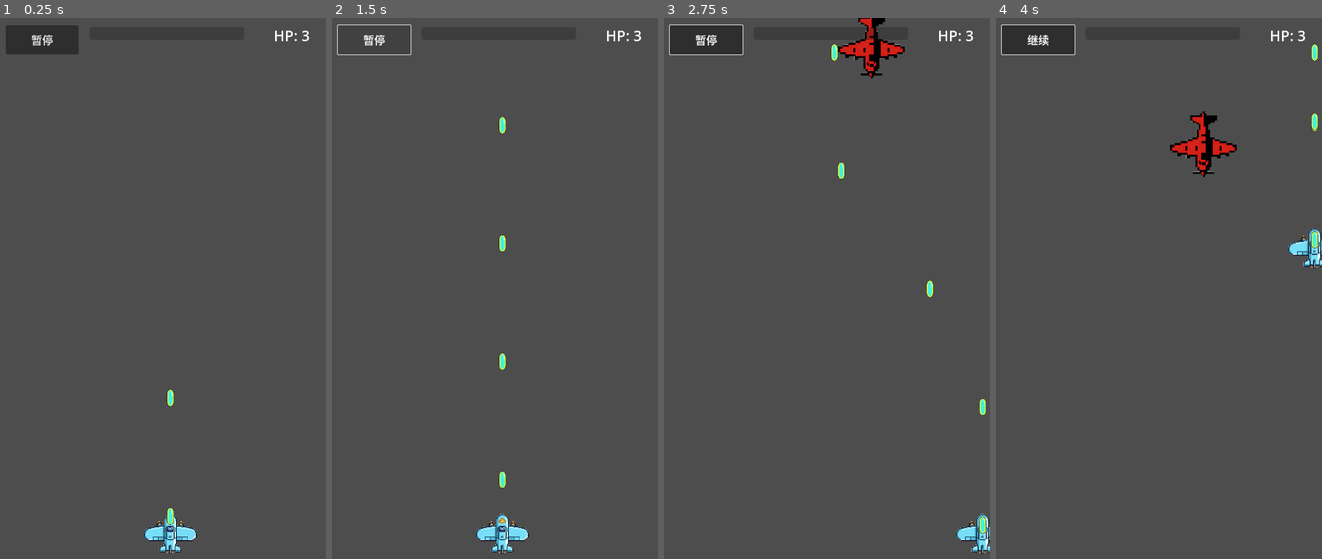
Above: before the commit, frames 1-4 (left to right).
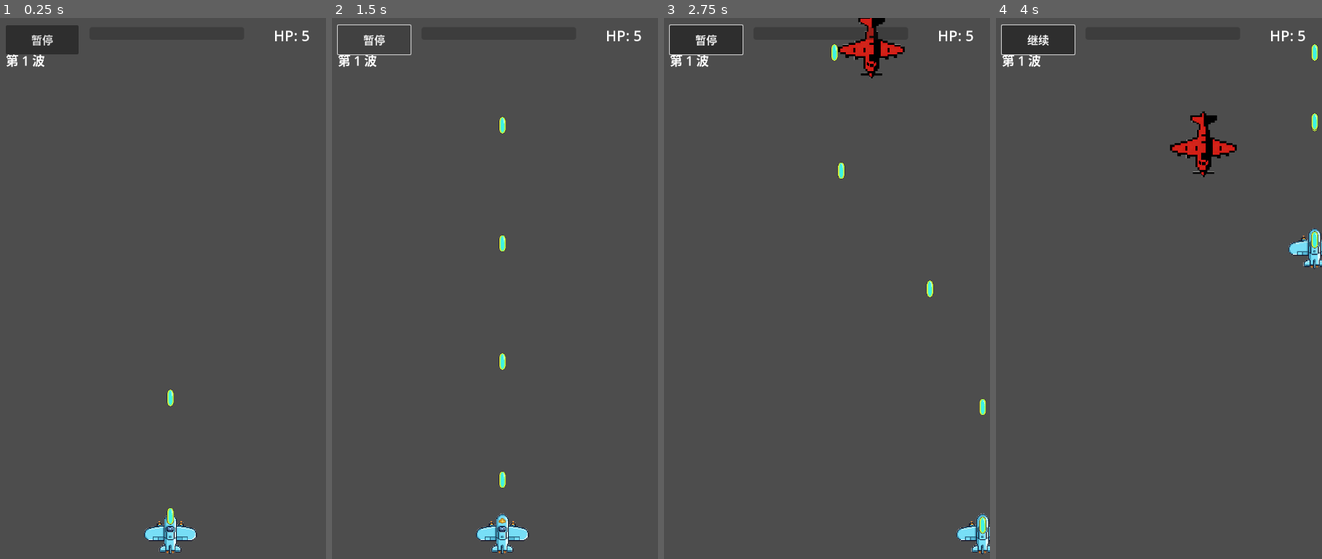
Above: after the commit, the same moments.

Repository: qingzhixing/plane-war
Game: Godot game, scene res://scenes/Main.tscn
Same seed, same stepped clock (60 frames per second), same inputs: the game is played once before the commit and once after it.
Inputs (mouse positions are in pixels of both pictures, inside the frame that each line leads up to):
- Up to frame 1 (0.25 s): no input
- Up to frame 2 (1.5 s): click "暂停" at 0.5 s; click "继续" at 1.25 s
- Up to frame 3 (2.75 s): tap Enter at 2 s; move the mouse to (898, 277) at 2.02 s; hold D from 2.03 s (still down); tap P at 2.1 s; click (898, 277) at 2.17 s
- Up to frame 4 (4 s): release D at 2.75 s; drag from (1093, 337) to (1165, 50) at 2.77 s; move the mouse to (1191, 180) at 3.52 s; hold D from 3.53 s (still down); tap P at 3.6 s; click (1191, 180) at 3.67 s

The runs differ from the first frame. In frame 1, 0.1% of the frame differs, in the area x 1-95%, y 2-10%; in frame 2, 0.1%; in frame 3, 0.1%; in frame 4, 0.1%.

Commit message:
🎮 ADD: HP5/护盾/波次/恢复/升级文案/敌方子弹销毁；GDD 同步
Made-with: Cursor

Diff:
--- a/scenes/Main.tscn
+++ b/scenes/Main.tscn
@@ -48,13 +48,21 @@
 value = 0.0
 show_percentage = false
 
+[node name="WaveLabel" type="Label" parent="HUD/Root"]
+layout_mode = 0
+offset_left = 16.0
+offset_top = 72.0
+offset_right = 120.0
+offset_bottom = 108.0
+text = "第 1 波"
+
 [node name="HpLabel" type="Label" parent="HUD/Root"]
 layout_mode = 0
-offset_left = 569.0
+offset_left = 520.0
 offset_top = 16.0
 offset_right = 685.0
 offset_bottom = 52.0
-text = "HP: 3"
+text = "HP: 5"
 horizontal_alignment = 2
 
 [node name="PauseButton" type="Button" parent="HUD/Root"]
--- a/scripts/hud.gd
+++ b/scripts/hud.gd
@@ -5,6 +5,7 @@
 var _player: Node = null
 var _main: Node = null
 var _label: Label
+var _wave_label: Label
 var _exp_bar: ProgressBar
 var _pause_button: Button
 var _is_paused: bool = false
@@ -14,10 +15,15 @@
 		_player = get_node(player_path)
 	_main = get_parent()
 
-	# 使用场景中预先放置的 Label，并放大字号
+	# HP 与护盾（同一行）
 	_label = $Root/HpLabel
 	_label.mouse_filter = Control.MOUSE_FILTER_IGNORE
 	_label.add_theme_font_size_override("font_size", 32)
+
+	# 波次
+	_wave_label = $Root/WaveLabel
+	_wave_label.mouse_filter = Control.MOUSE_FILTER_IGNORE
+	_wave_label.add_theme_font_size_override("font_size", 28)
 
 	# 经验条
 	_exp_bar = $Root/ExpBar
@@ -37,16 +43,20 @@
 		var exp_next: int = _main.get_exp_to_next()
 		if exp_next > 0:
 			_exp_bar.value = float(_main.get_exp()) / float(exp_next)
+	if is_instance_valid(_main) and _main.has_method("get_wave"):
+		_wave_label.text = "第 %d 波" % _main.get_wave()
 	if not is_instance_valid(_player):
 		_label.text = "HP: 0"
 		return
 
 	if _player.has_method("get_hp"):
 		var hp := clampi(_player.get_hp(), 0, 99)
-		if hp <= 0:
-			_label.text = "HP: 0"
-		else:
-			_label.text = "HP: %d" % hp
+		var part: String = "HP: %d" % hp
+		if _player.has_method("get_shield_count"):
+			var shield: int = _player.get_shield_count()
+			if shield > 0:
+				part += "  盾: %d" % shield
+		_label.text = part
 	else:
 		_label.text = "HP: ?"
 
--- a/scripts/main.gd
+++ b/scripts/main.gd
@@ -9,10 +9,22 @@
 var _exp_to_next: int = 10
 var _continue_used: bool = false
 var _exp_multiplier: float = 1.0
+var _wave: int = 1
 
 func _ready() -> void:
 	add_to_group("experience_listener")
 	level_up.connect(_on_level_up)
+	var wave_timer := Timer.new()
+	wave_timer.wait_time = 45.0
+	wave_timer.timeout.connect(_on_wave_timeout)
+	add_child(wave_timer)
+	wave_timer.start()
+
+func _on_wave_timeout() -> void:
+	_wave += 1
+
+func get_wave() -> int:
+	return _wave
 
 func _on_level_up() -> void:
 	var p := get_node_or_null(player_path)
--- a/scripts/player.gd
+++ b/scripts/player.gd
@@ -6,7 +6,7 @@
 @export var keyboard_speed_multiplier: float = 1.5
 @export var fire_interval: float = 0.2
 @export var bullet_scene: PackedScene
-@export var max_hp: int = 3
+@export var max_hp: int = 5
 
 var _fire_timer: float = 0.0
 var _has_pointer: bool = false
@@ -134,6 +134,9 @@
 func get_max_bullet_count() -> int:
 	return _max_bullet_count
 
+func get_shield_count() -> int:
+	return _shield_count
+
 func release_pointer() -> void:
 	_has_pointer = false
 
@@ -158,3 +161,5 @@
 			_shield_count += 1
 		"hit_invincibility":
 			_hit_invincibility_duration += 0.3
+		"heal":
+			set_heal(_hp + 2)
--- a/scripts/upgrade_ui.gd
+++ b/scripts/upgrade_ui.gd
@@ -8,12 +8,14 @@
 	{"id": "shield", "name": "护盾", "desc": "抵挡 1 次伤害"},
 	{"id": "hit_invincibility", "name": "受击无敌延长", "desc": "受击后无敌时间 +0.3 秒"},
 	{"id": "exp_up", "name": "经验加成", "desc": "获得经验 +20%"},
+	{"id": "heal", "name": "生命恢复", "desc": "恢复 2 点 HP"},
 	{"id": "fire_rate", "name": "射速提升", "desc": "射击间隔缩短 15%"},
 	{"id": "damage", "name": "伤害+1", "desc": "子弹伤害 +1"},
 	{"id": "max_hp", "name": "生命+1", "desc": "最大 HP +1 并恢复 1 点"},
 	{"id": "multi_shot", "name": "弹数+1", "desc": "每次射击多 1 发，角度分散"},
 	{"id": "shield", "name": "护盾", "desc": "抵挡 1 次伤害"},
 	{"id": "exp_up", "name": "经验加成", "desc": "获得经验 +20%"},
+	{"id": "heal", "name": "生命恢复", "desc": "恢复 2 点 HP"},
 ]
 
 var _root: Control
@@ -51,17 +53,17 @@
 	_title = Label.new()
 	_title.text = "升级！选一个强化"
 	_title.horizontal_alignment = HORIZONTAL_ALIGNMENT_CENTER
-	_title.add_theme_font_size_override("font_size", 28)
+	_title.add_theme_font_size_override("font_size", 36)
 	vbox.add_child(_title)
 
 	var card_box := HBoxContainer.new()
-	card_box.add_theme_constant_override("separation", 20)
+	card_box.add_theme_constant_override("separation", 24)
 	vbox.add_child(card_box)
 
 	for i in 3:
 		var btn := Button.new()
-		btn.custom_minimum_size = Vector2(200, 120)
-		btn.add_theme_font_size_override("font_size", 18)
+		btn.custom_minimum_size = Vector2(260, 140)
+		btn.add_theme_font_size_override("font_size", 26)
 		btn.size_flags_horizontal = Control.SIZE_EXPAND_FILL
 		btn.pressed.connect(_on_card_pressed.bind(i))
 		card_box.add_child(btn)
Not shown, changed: docs/gdd/sections/04_numbers_and_combat_rules.md
Not shown, changed: docs/gdd/sections/05_level_structure.md
Not shown, changed: docs/gdd/sections/08_ui_ux.md
